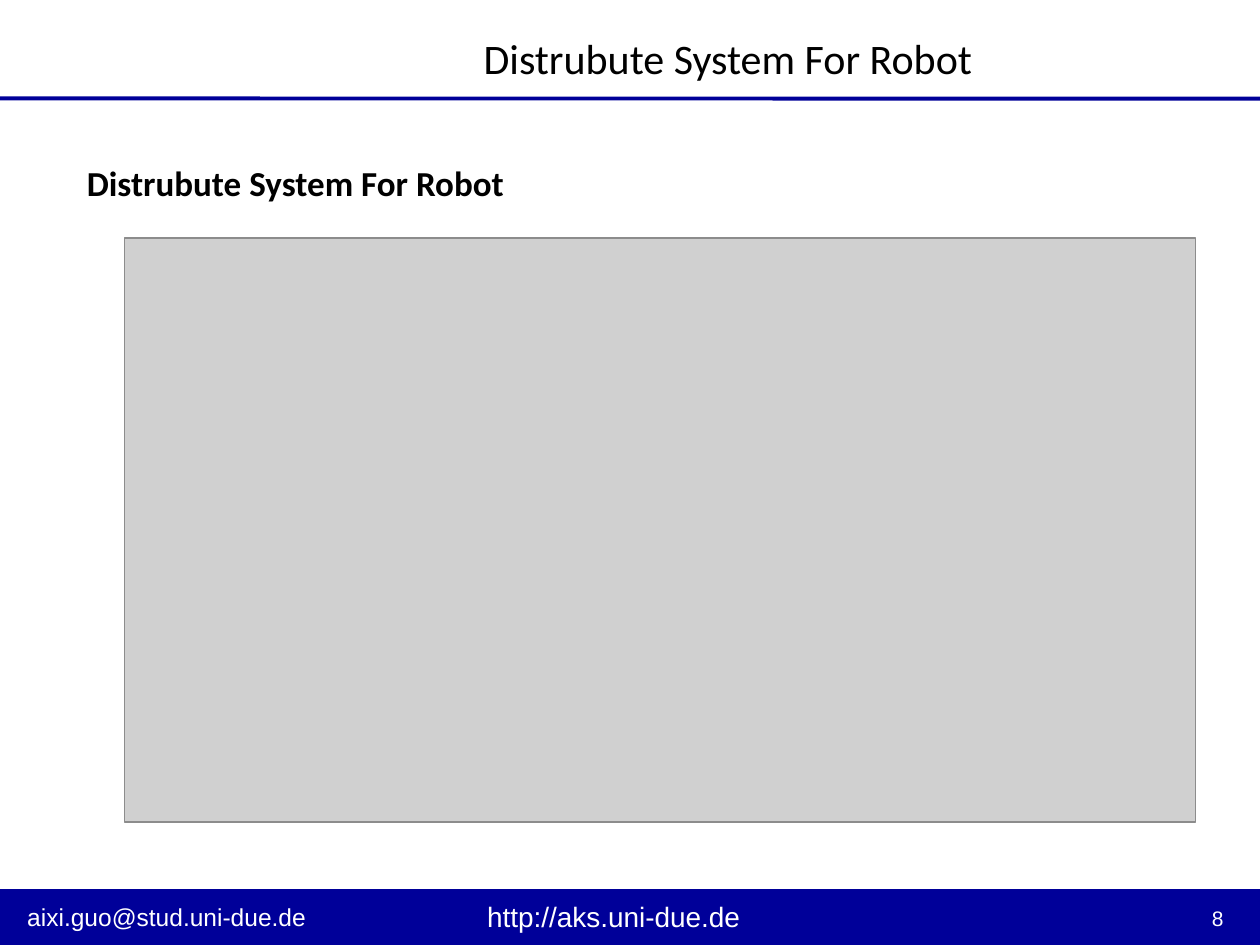
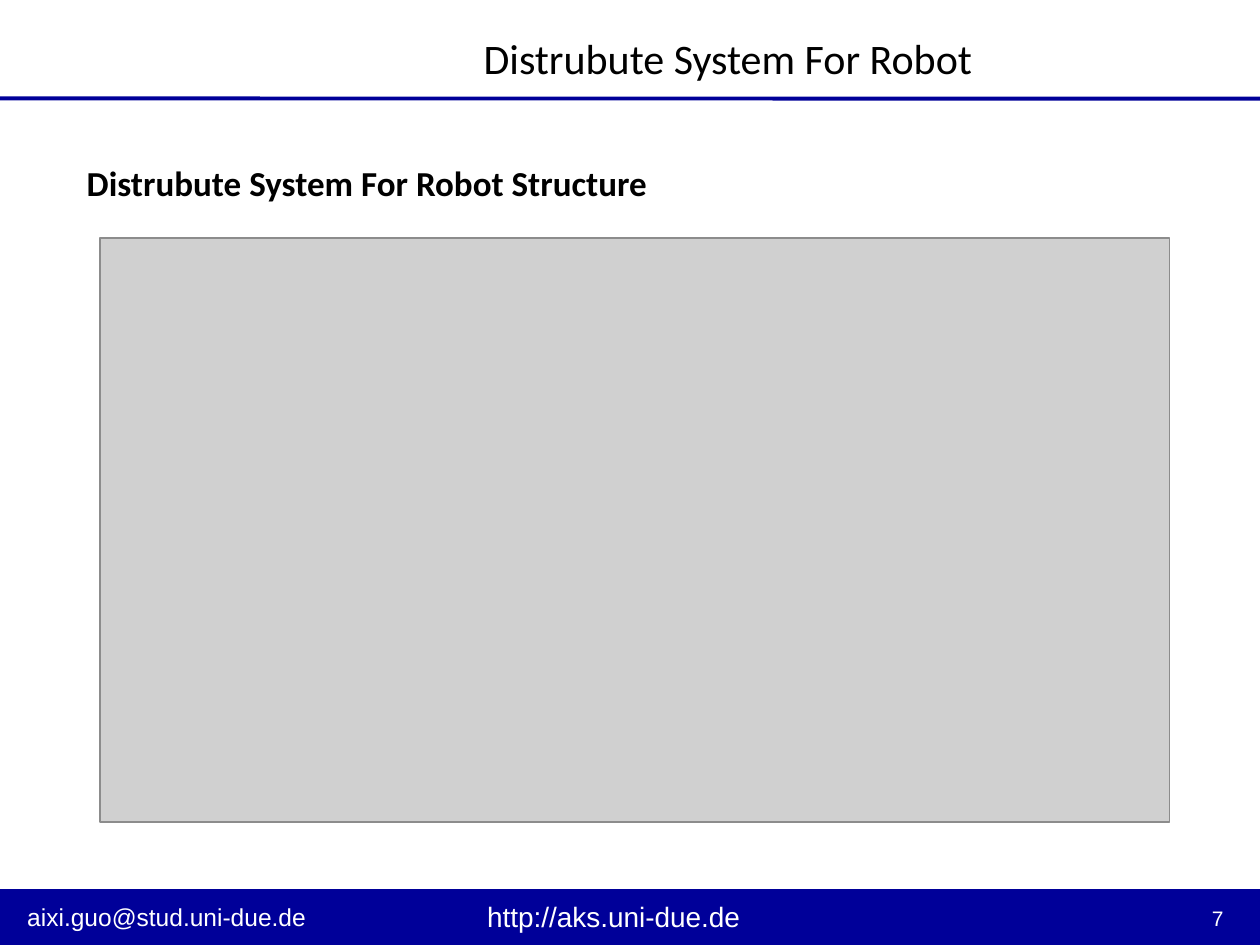
Before and after one commit to friendgic/Robotino_DistributeSystem, a slide deck: slide 7 of PPT/Presentation - Hardware.pptx (slide 8 before the commit). Drawn at 1260x945 pixels with LibreOffice and Linux fonts; fonts in the diff are those of the drawing; grey boxes stand for pictures; background and template pictures are left out. Boxes give left, top, right and bottom in pixels: in the first picture for what was removed or moved away, otherwise in the second. Text is boxed around its words. In the diff, an @@ line names an element or a change of style, - is before the commit and + after.

```diff
--- a/PPT/Presentation - Hardware.pptx
+++ b/PPT/Presentation - Hardware.pptx
@@ text at [87,171,647,202]: text changed @@
-Distrubute System For Robot
+Distrubute System For Robot Structure
@@ picture: place and size @@
-picture at [125,238,1196,823]
+picture at [100,238,1169,823]
@@ page number at [1212,911,1224,926]: text changed @@
-8
+7
```
Also in this commit, not shown: 3 other slides changed, 1 slide added, 2 slides removed.
